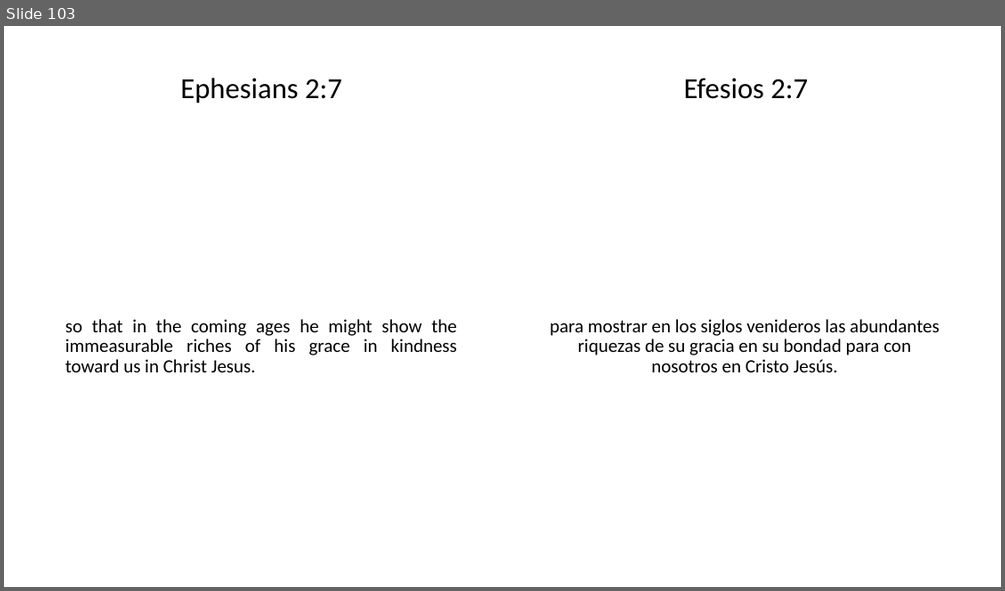
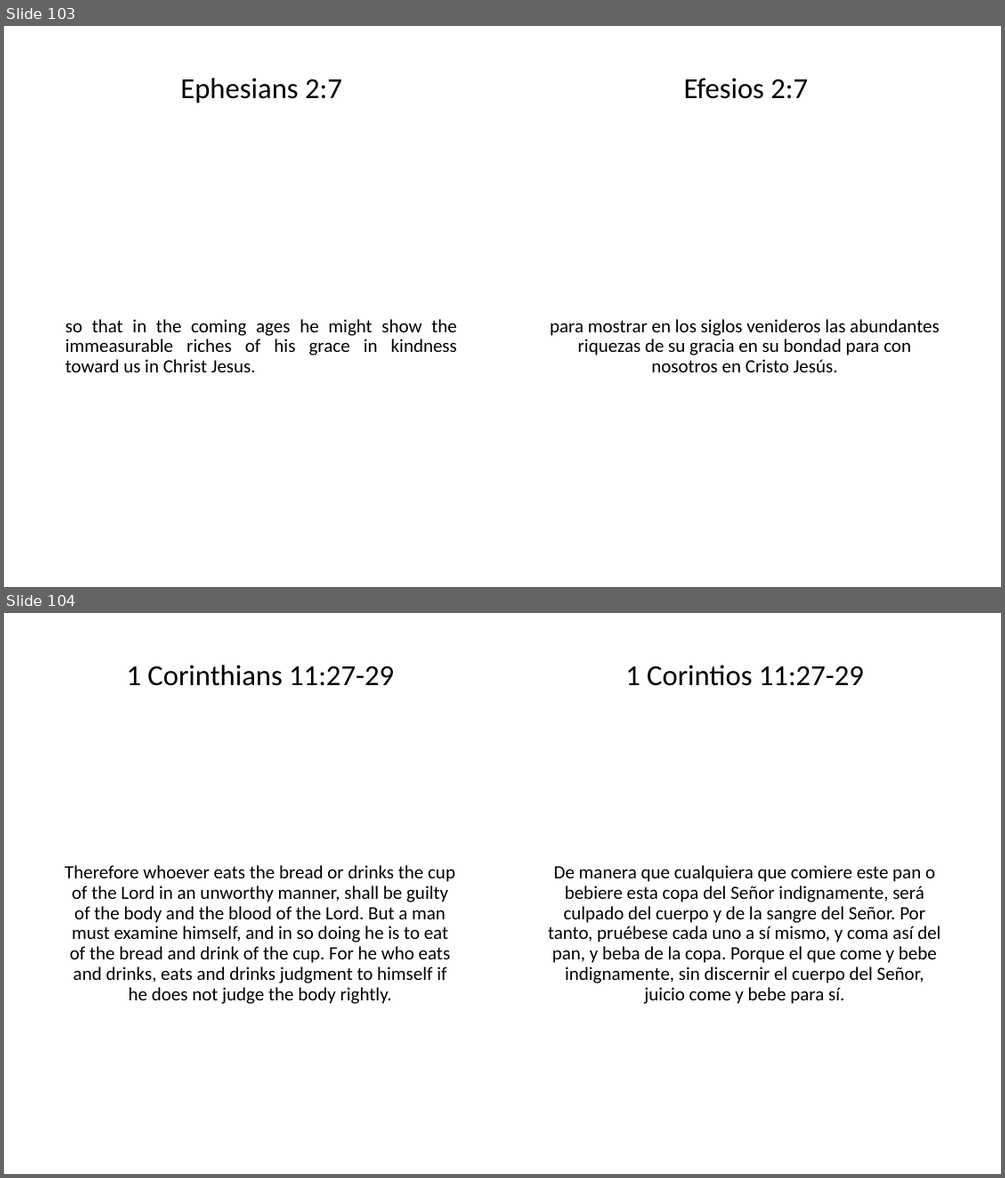
Before and after one commit to btmann/church-service-generator, a slide deck: assets/readings-supper.pptx. Shown one above the other, each under a label of ours: slide 103 before the commit, slides 103 and 104 after it. The pictures are 1005x591 and 1005x1178 pixels, drawn with LibreOffice and Linux fonts; fonts in the diff are those of the drawing. Boxes give left, top, right and bottom in pixels: in the first picture for what was removed or moved away, otherwise in the second. Text is boxed around its words. In the diff, an @@ line names an element or a change of style, - is before the commit and + after.

```diff
--- a/assets/readings-supper.pptx
+++ b/assets/readings-supper.pptx
@@ slide 104 added at [4, 613, 1001, 1174], background #FFFFFF @@
@@ text added at [127, 665, 394, 686], 28 pt, text #000000 @@
+1 Corinthians 11:27-29
@@ text added at [625, 665, 864, 686], 28 pt, text #000000 @@
+1 Corintios 11:27-29
@@ text added at [65, 865, 455, 1004], 18 pt, text #000000 @@
+Therefore whoever eats the bread or drinks the cup of the Lord in an unworthy manner, shall be guilty of the body and the blood of the Lord. But a man must examine himself, and in so doing he is to eat of the bread and drink of the cup. For he who eats and drinks, eats and drinks judgment to himself if he does not judge the body rightly.
@@ text added at [548, 865, 940, 1004], 18 pt, text #000000 @@
+De manera que cualquiera que comiere este pan o bebiere esta copa del Señor indignamente, será culpado del cuerpo y de la sangre del Señor. Por tanto, pruébese cada uno a sí mismo, y coma así del pan, y beba de la copa. Porque el que come y bebe indignamente, sin discernir el cuerpo del Señor, juicio come y bebe para sí.
```
Also in this commit, not shown: 4 other files.
